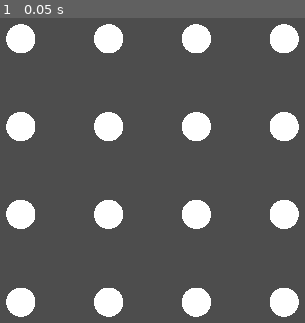
Above: before the commit, frame 1.
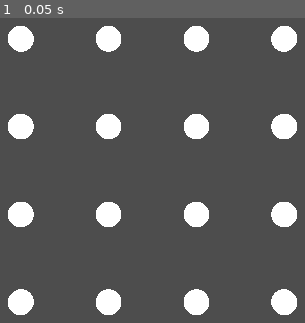
Above: after the commit, the same moment.

Repository: Owlrazum/Dots-and-Boxes
Game: Godot game, scene res://game_logic/game.tscn
Two runs of this game, one before a commit and one after it. Both use one fixed random seed, a clock stepped at 60 frames per second and the inputs below. This scene is started directly instead of the project's main scene.
Inputs:
- Up to frame 1 (0.05 s): no input

The runs differ from the first frame. In frame 1, 2.6% of the frame differs, in the area x 1-99%, y 1-99%.

Commit message:
multiplayer draft

Diff:
--- a/game_logic/face.gd
+++ b/game_logic/face.gd
@@ -1,7 +1,7 @@
 class_name Face extends MeshInstance3D
 
 func p1():
-	material_override.set_shader_parameter("color", Color.BLUE)
+	material_override.set_shader_parameter("color", Color.YELLOW)
 
 func p2():
-	material_override.set_shader_parameter("color", Color.RED)
+	material_override.set_shader_parameter("color", Color.VIOLET)
--- a/game_logic/game.tscn
+++ b/game_logic/game.tscn
@@ -3,28 +3,14 @@
 [ext_resource type="Script" path="res://game_logic/manager.gd" id="1_tgwwa"]
 [ext_resource type="Script" path="res://game_logic/selection/selection.gd" id="2_u4txn"]
 
-[node name="Game" type="Node" node_paths=PackedStringArray("vertices_parent", "edges_parent", "faces_parent")]
+[node name="Game" type="Node" node_paths=PackedStringArray("selection", "vertices_parent", "edges_parent", "faces_parent")]
 script = ExtResource("1_tgwwa")
+selection = NodePath("Camera3D/Selection")
 gap = 2.0
 vertex_size = 1.0
 vertices_parent = NodePath("Vertices")
 edges_parent = NodePath("Edges")
 faces_parent = NodePath("Faces")
-
-[node name="ColorRect" type="ColorRect" parent="."]
-visible = false
-anchors_preset = 8
-anchor_left = 0.5
-anchor_top = 0.5
-anchor_right = 0.5
-anchor_bottom = 0.5
-offset_left = -50.0
-offset_top = -50.0
-offset_right = 50.0
-offset_bottom = 50.0
-grow_horizontal = 2
-grow_vertical = 2
-color = Color(1, 0.184314, 1, 1)
 
 [node name="Vertices" type="Node" parent="."]
 
--- a/game_logic/manager.gd
+++ b/game_logic/manager.gd
@@ -1,4 +1,6 @@
 extends Node
+
+@export var selection: Selection
 
 @export var dims: Vector2i = Vector2i(4, 4)
 @export var gap: float = 100
@@ -11,6 +13,9 @@
 @export var vertices_parent: Node
 @export var edges_parent: Node
 @export var faces_parent: Node
+
+var player_turn # 0 or 1
+var made_face
 
 var selected_vertex: Vertex
 var faces = [] # faces, each with number of edges 0..4
@@ -25,6 +30,14 @@
 	D, #down
 	L  #left
 }
+
+@rpc("reliable", "any_peer", "call_local")
+func make_turn(v1pos, v2pos, player):
+	make_edge(v1pos, v2pos, player)
+	if not made_face and PlayerList.player_amount > 1:
+		player_turn = 0 if player_turn == 1 else 1
+		selection.can_select = PlayerList.local_player_index == player_turn
+	made_face = false
 
 func _ready():
 	var delta = (vertex_size + gap) * Vector3(1, 0, 1)
@@ -56,10 +69,15 @@
 			if c != dims.y - 1 or r != dims.x:
 				faces.append(0)
 
+	player_turn = 0
+	made_face = false
+	selection.can_select = PlayerList.local_player_index == player_turn
+
 func on_vertex_pressed(vertex):
 	if selected_vertex:
 		if is_adjacent(vertex, selected_vertex):
-			make_edge(selected_vertex, vertex)
+			make_turn.rpc(selected_vertex.pos, vertex.pos, PlayerList.local_player_index)
+
 		selected_vertex.default()
 		default_adjacent(selected_vertex)
 		selected_vertex = null
@@ -124,7 +142,9 @@
 				face_index.y = xytox(v.pos.x - 1, v.pos.y, dims.x - 1)
 	return face_index
 
-func make_edge(v1, v2):
+func make_edge(v1pos, v2pos, player):
+	var v1 = vertices_parent.get_child(xytox(v1pos.x, v1pos.y, dims.x))
+	var v2 = vertices_parent.get_child(xytox(v2pos.x, v2pos.y, dims.x))
 	var d1 = diftodir(v2.pos - v1.pos)
 	if edges[xytox(v1.pos.x, v1.pos.y, dims.x)][d1]:
 		return
@@ -138,12 +158,12 @@
 		faces[face_index.x] += 1
 		#print("face %s incremented. its value %s" % [face_index.x, faces[face_index.x]])
 		if faces[face_index.x] == 4:
-			make_face(face_index.x)
+			make_face(face_index.x, player)
 	if face_index.y >= 0:
 		faces[face_index.y] += 1
 		#print("face %s incremented. its value %s" % [face_index.y, faces[face_index.y]])
 		if faces[face_index.y] == 4:
-			make_face(face_index.y)
+			make_face(face_index.y, player)
 
 	var p = v1.position - v2.position
 	var edge = edge_scene.instantiate() as Edge
@@ -152,9 +172,12 @@
 	edge.look_at_from_position(v1.position, v2.position)
 	edge.set_scale(Vector3(1, 1, (v2.position - v1.position).length()))
 
-func make_face(face_index):
+func make_face(face_index, player):
 	var face = face_scene.instantiate() as Face
 	faces_parent.add_child(face)
 	var fi = xtoxy(face_index, dims.x - 1)
-	face.position = vertices_parent.get_child(xytox(fi.x, fi.y, dims.x)).position
+	face.position = vertices_parent.get_child(xytox(fi.x, fi.y, dims.x)).position + Vector3.UP * 0.5
 	face.material_override = face.material_override.duplicate()
+	if player == 0: face.p1()
+	else: face.p2()
+	made_face = true
--- a/game_logic/player_list.gd
+++ b/game_logic/player_list.gd
@@ -1,13 +1,13 @@
 extends Node
 
-var amount = 0
+var player_amount = 0
 
 ## the public "constant" player information:
 var player_names = []
 var descriptions = []
 var ids = []
 
-var local_order
+var local_player_index
 
 func _ready():
 	player_names.resize(6)
@@ -23,20 +23,20 @@
 		id = 1
 
 	# send to new client existing info
-	for order in range(0, amount):
+	for order in range(0, player_amount):
 		add_player_response.rpc_id(id, order, ids[order])
-	set_order.rpc_id(id, amount)
+	set_order.rpc_id(id, player_amount)
 
 	# notify all clients of added player
-	add_player_response.rpc(amount, id)
+	add_player_response.rpc(player_amount, id)
 
 
 @rpc("reliable", "call_local")
 func add_player_response(order, network_id):
 	ids[order] = network_id
-	amount += 1
+	player_amount += 1
 
 
 @rpc("reliable", "call_local")
 func set_order(order):
-	local_order = order
+	local_player_index = order
--- a/game_logic/selection/selection.gd
+++ b/game_logic/selection/selection.gd
@@ -2,13 +2,15 @@
 
 var _camera: Camera3D
 var _hovered: Selectable
-
+var can_select
 
 func _ready():
 	_camera = get_node("..") as Camera3D
 
 
 func _unhandled_input(event):
+	if not can_select:
+		return
 	if event is InputEventMouseMotion:
 		target_position = _camera.project_local_ray_normal(event.position) * 100
 	elif event is InputEventMouseButton:
@@ -20,6 +22,8 @@
 
 
 func _physics_process(_delta):
+	if not can_select:
+		return
 	if not is_colliding():
 		if _hovered:
 			_hovered.hover_ended.emit()
--- a/game_logic/vertex.tscn
+++ b/game_logic/vertex.tscn
@@ -6,6 +6,7 @@
 
 [sub_resource type="SphereMesh" id="SphereMesh_2asxk"]
 height = 0.1
+rings = 2
 
 [sub_resource type="SphereShape3D" id="SphereShape3D_6qsmv"]
 
